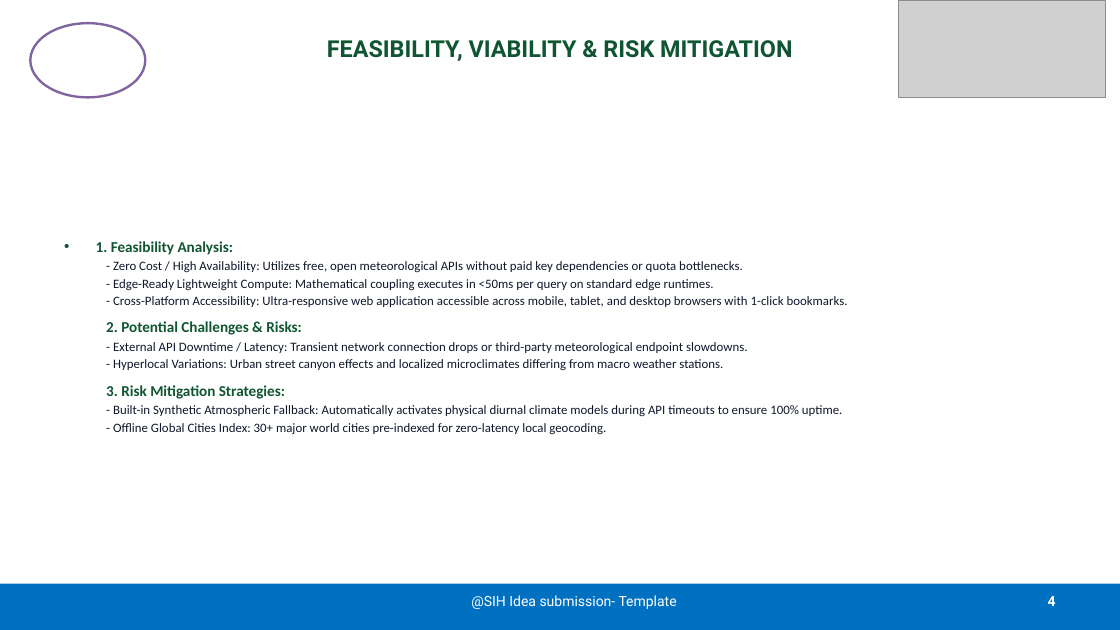
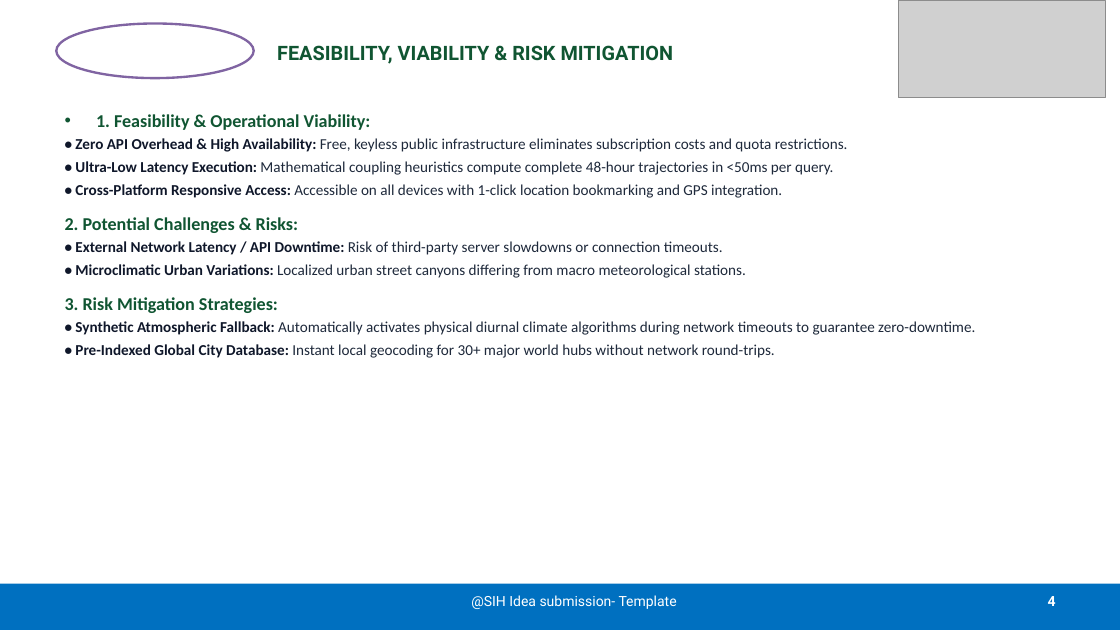
Before and after one commit to NirmalSushil/SIH26082, a slide deck: slide 4 of PPT/SIH2026-IDEA-Presentation-Xtream-09.pptx. Drawn at 1120x630 pixels with LibreOffice and Linux fonts; fonts in the diff are those of the drawing; grey boxes stand for pictures. Boxes give left, top, right and bottom in pixels: in the first picture for what was removed or moved away, otherwise in the second. Text is boxed around its words. In the diff, an @@ line names an element or a change of style, - is before the commit and + after.

Commit message:
fix(ppt): enhance typography, increase font sizes, and optimize shape alignments across all slides

```diff
--- a/PPT/SIH2026-IDEA-Presentation-Xtream-09.pptx
+++ b/PPT/SIH2026-IDEA-Presentation-Xtream-09.pptx
@@ ellipse: place and size @@
-ellipse at (30,24,145,97)
+ellipse at (56,24,254,78)
@@ title "FEASIBILITY, VIABILITY & RISK MITIGATION": place and size @@
-title "FEASIBILITY, VIABILITY & RISK MITIGATION" at (327,40,792,61)
+title "FEASIBILITY, VIABILITY & RISK MITIGATION" at (277,45,674,64)
@@ title "FEASIBILITY, VIABILITY & RISK MITIGATION" at (277,45,674,64): size 20 to 17 pt; alignment centre to left @@
@@ text "1. Feasibility & Operational Viability:": place and size @@
-text "1. Feasibility & Operational Viability:" at (96,241,848,435)
+text "1. Feasibility & Operational Viability:" at (65,114,975,358)
@@ text at (75,114,848,198): text changed; size 11 to 13 pt; text colour #0F172A to #1E293B @@
-• 1. Feasibility Analysis:
-  - Zero Cost / High Availability: Utilizes free, open meteorological APIs without paid key dependencies or quota bottlenecks.
-  - Edge-Ready Lightweight Compute: Mathematical coupling executes in <50ms per query on standard edge runtimes.
-  - Cross-Platform Accessibility: Ultra-responsive web application accessible across mobile, tablet, and desktop browsers with 1-click bookmarks.
+• 1. Feasibility & Operational Viability:
+• Zero API Overhead & High Availability: Free, keyless public infrastructure eliminates subscription costs and quota restrictions.
+• Ultra-Low Latency Execution: Mathematical coupling heuristics compute complete 48-hour trajectories in <50ms per query.
+• Cross-Platform Responsive Access: Accessible on all devices with 1-click location bookmarking and GPS integration.
@@ text at (65,217,298,313): size 13 to 15.5 pt in "2. Potential Challenges & Risks:", "3. Risk Mitigation Strategies:"; more space between paragraphs @@
@@ text at (75,241,746,278): text changed; size 11 to 13 pt; text colour #0F172A to #1E293B @@
-  - External API Downtime / Latency: Transient network connection drops or third-party meteorological endpoint slowdowns.
-  - Hyperlocal Variations: Urban street canyon effects and localized microclimates differing from macro weather stations.
+• External Network Latency / API Downtime: Risk of third-party server slowdowns or connection timeouts.
+• Microclimatic Urban Variations: Localized urban street canyons differing from macro meteorological stations.
@@ text at (75,321,975,358): text changed; size 11 to 13 pt; text colour #0F172A to #1E293B @@
-  - Built-in Synthetic Atmospheric Fallback: Automatically activates physical diurnal climate models during API timeouts to ensure 100% uptime.
-  - Offline Global Cities Index: 30+ major world cities pre-indexed for zero-latency local geocoding.
+• Synthetic Atmospheric Fallback: Automatically activates physical diurnal climate algorithms during network timeouts to guarantee zero-downtime.
+• Pre-Indexed Global City Database: Instant local geocoding for 30+ major world hubs without network round-trips.
```
Also in this commit, not shown: 5 other slides changed, 1 other file.
